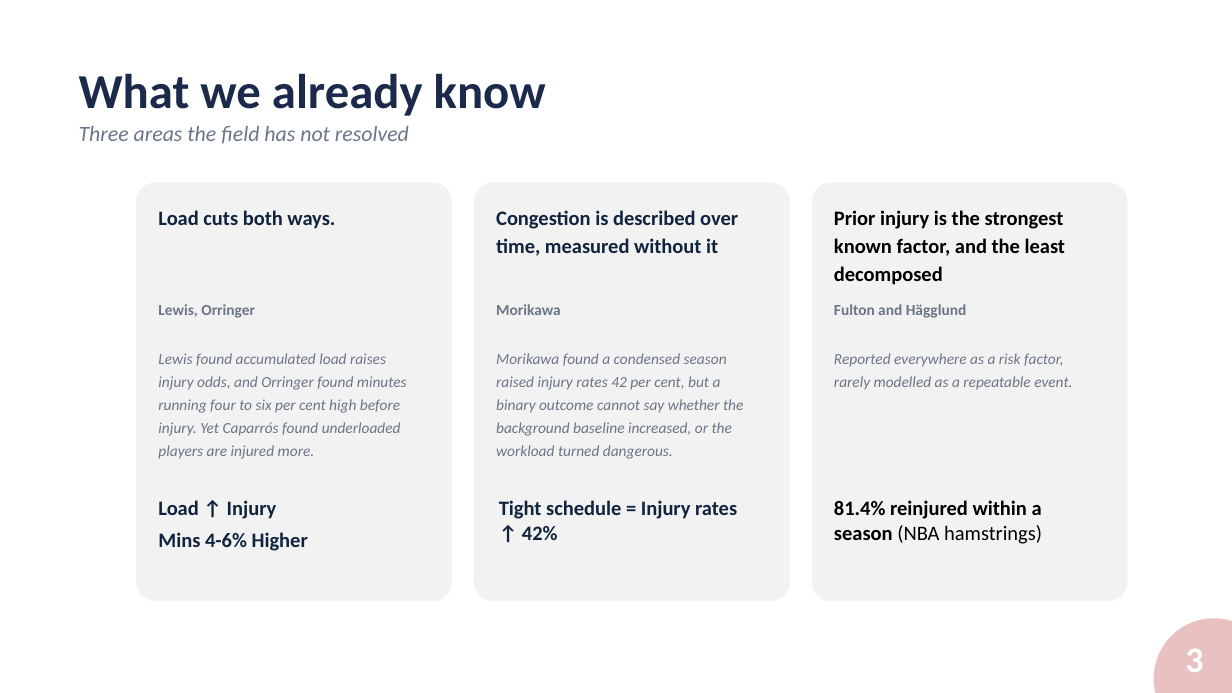
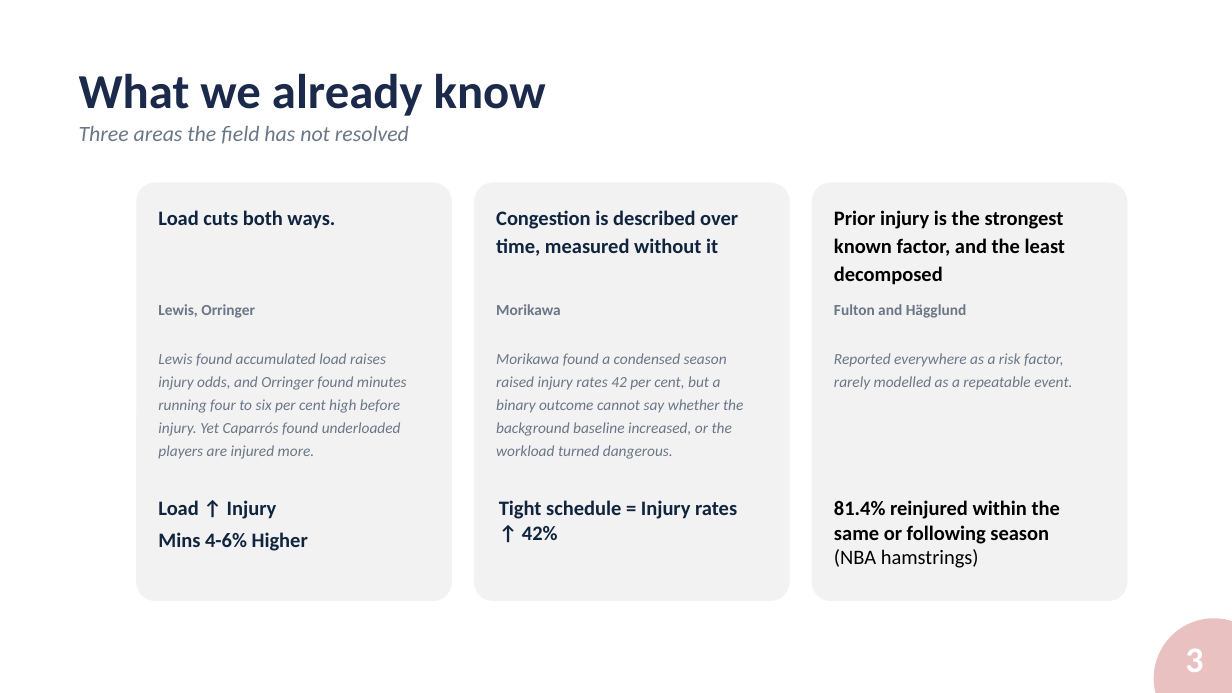
Before and after one commit to alexmartin360/Basketball-Workload-Injury-Risk-Profile, a slide deck: slide 3 of docs/SPB_Presentation_AlexMartin.pptx. Drawn at 1232x693 pixels with LibreOffice and Linux fonts; fonts in the diff are those of the drawing; background and template pictures are left out. Boxes give left, top, right and bottom in pixels: in the first picture for what was removed or moved away, otherwise in the second. Text is boxed around its words. In the diff, an @@ line names an element or a change of style, - is before the commit and + after.

```diff
--- a/docs/SPB_Presentation_AlexMartin.pptx
+++ b/docs/SPB_Presentation_AlexMartin.pptx
@@ text at (x1=834, y1=500, x2=1060, y2=568): text changed @@
-81.4% reinjured within a season (NBA hamstrings)
+81.4% reinjured within the same or following season (NBA hamstrings)
```
Also in this commit, not shown: 1 other slide changed, 1 other file.
